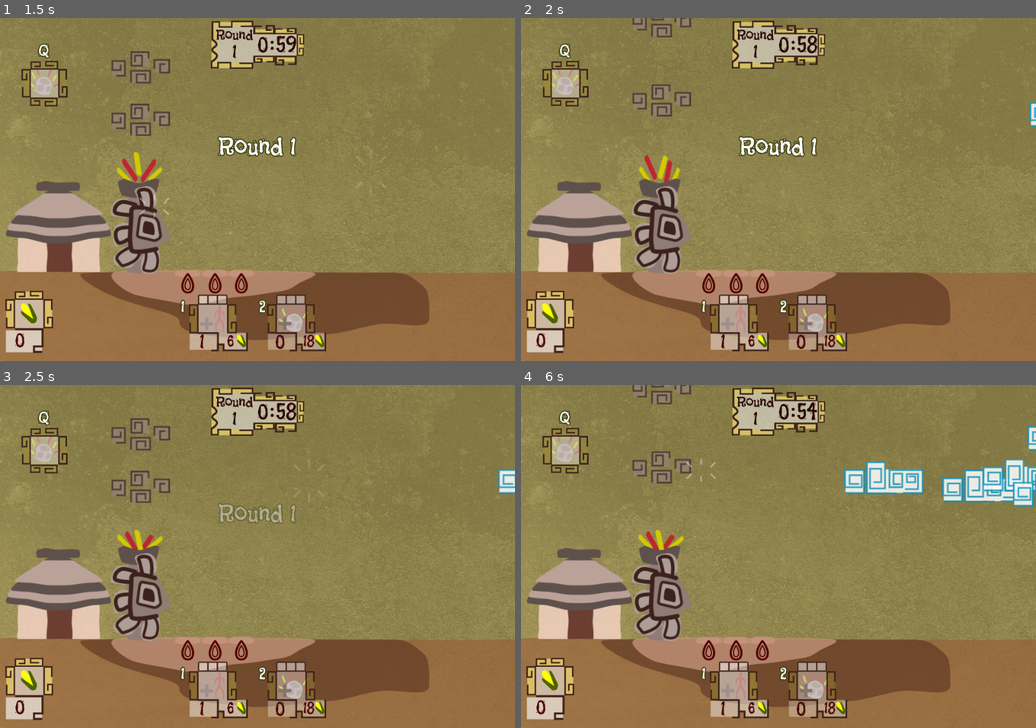
Above: before the commit, frames 1-4 (two rows, left to right).
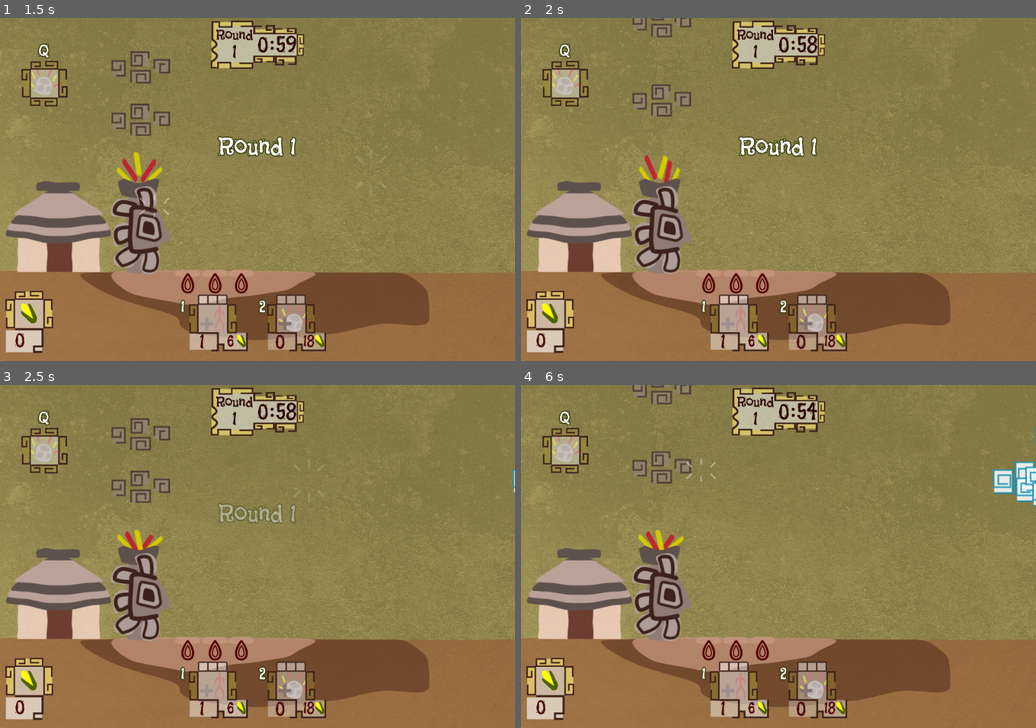
Above: after the commit, the same moments.

Repository: solivo/popol
Game: Godot game, scene res://main/Main.tscn
Two runs of this game, one before a commit and one after it. Both use one fixed random seed, a clock stepped at 60 frames per second and the inputs below.
Inputs (mouse positions are in pixels of both pictures, inside the frame that each line leads up to):
- Up to frame 1 (1.5 s): move the mouse to (370, 172) at 0.52 s; press the mouse at (370, 172) at 0.53 s; move the mouse to (154, 206) at 1.27 s; release the mouse at (154, 206) at 1.28 s; tap 2 (shorcut_meteor) at 1.35 s; click (154, 206) at 1.42 s
- Up to frame 2 (2 s): no input
- Up to frame 3 (2.5 s): move the mouse to (309, 481) at 2.02 s; hold Q (shorcut_meteor_power) from 2.03 s (still down); click (309, 481) at 2.17 s
- Up to frame 4 (6 s): move the mouse to (752, 625) at 2.77 s; release Q (shorcut_meteor_power) at 2.78 s; tap 1 (shorcut_unit) at 2.85, 5.85 s; click (752, 625) at 2.92 s; move the mouse to (933, 607) at 3.52 s; press the mouse at (933, 607) at 3.53 s; move the mouse to (624, 505) at 4.27 s; release the mouse at (624, 505) at 4.28 s; tap 2 (shorcut_meteor) at 4.35 s; click (624, 505) at 4.42 s; move the mouse to (804, 556) at 5.02 s; hold Q (shorcut_meteor_power) 5.03-5.78 s; click (804, 556) at 5.17 s; move the mouse to (701, 470) at 5.77 s; click (701, 470) at 5.92 s

Frame 1 is identical in both runs. In frame 2, less than 0.1% of the frame differs, in the area x 98-100%, y 24-32%; in frame 3, 0.2%; in frame 4, 3.1%, in the area x 62-100%, y 12-36%.

Commit message:
meteor amount problem fixed

Diff:
--- a/scenes/cloud/medium_cloud/MediumCloud.tscn
+++ b/scenes/cloud/medium_cloud/MediumCloud.tscn
@@ -1,28 +1,28 @@
 [gd_scene load_steps=12 format=2]
 
 [ext_resource path="res://scenes/cloud/Cloud.gd" type="Script" id=1]
-[ext_resource path="res://scenes/cloud/medium_cloud/fill_cloud_medium.png" type="Texture" id=2]
-[ext_resource path="res://scenes/cloud/medium_cloud/normal_cloud_medium.png" type="Texture" id=3]
-[ext_resource path="res://scenes/cloud/medium_cloud/empty_cloud_medium_1.png" type="Texture" id=4]
-[ext_resource path="res://scenes/cloud/medium_cloud/empty_cloud_medium_2.png" type="Texture" id=5]
-[ext_resource path="res://scenes/cloud/medium_cloud/empty_cloud_medium_3.png" type="Texture" id=6]
+[ext_resource path="res://scenes/cloud/medium_cloud/normal_cloud_medium.png" type="Texture" id=2]
+[ext_resource path="res://scenes/cloud/medium_cloud/empty_cloud_medium_1.png" type="Texture" id=3]
+[ext_resource path="res://scenes/cloud/medium_cloud/empty_cloud_medium_2.png" type="Texture" id=4]
+[ext_resource path="res://scenes/cloud/medium_cloud/empty_cloud_medium_3.png" type="Texture" id=5]
+[ext_resource path="res://scenes/cloud/medium_cloud/fill_cloud_medium.png" type="Texture" id=6]
 [ext_resource path="res://scenes/cloud/medium_cloud/rain_particles.png" type="Texture" id=7]
 
 [sub_resource type="SpriteFrames" id=1]
 animations = [ {
-"frames": [ ExtResource( 2 ) ],
-"loop": false,
-"name": "fill_cloud",
-"speed": 5.0
-}, {
-"frames": [ ExtResource( 3 ), ExtResource( 4 ), ExtResource( 5 ), ExtResource( 6 ) ],
+"frames": [ ExtResource( 2 ), ExtResource( 3 ), ExtResource( 4 ), ExtResource( 5 ) ],
 "loop": true,
 "name": "empty_cloud",
 "speed": 4.0
 }, {
-"frames": [ ExtResource( 3 ) ],
+"frames": [ ExtResource( 2 ) ],
 "loop": false,
 "name": "normal_cloud",
+"speed": 5.0
+}, {
+"frames": [ ExtResource( 6 ) ],
+"loop": false,
+"name": "fill_cloud",
 "speed": 5.0
 } ]
 
@@ -41,10 +41,10 @@
 z_index = -20
 collision_layer = 2
 collision_mask = 4
-mass = 7.0
+mass = 30.0
 gravity_scale = 0.0
 script = ExtResource( 1 )
-cloud_speed = 1.5
+cloud_speed = 900.0
 
 [node name="AnimatedSprite" type="AnimatedSprite" parent="."]
 frames = SubResource( 1 )
--- a/world/World.gd
+++ b/world/World.gd
@@ -73,7 +73,6 @@
 signal game_over(current_round)
 signal game_over_panel_hided
 signal battlefield_cleaned #Quit all the enemies in the battlefield
-
 #Building
 signal unit_created
 signal battle_started
@@ -154,7 +153,8 @@
 	on_battle = true
 	emit_signal("battle_started") #Preparing the untis for spawninh warriors
 	emit_signal("unit_panel_disabled")
-	emit_signal("meteor_button_enabled")
+	if meteors > 0:
+		emit_signal("meteor_button_enabled")
 #	current_enemies = total_enemies
 	enemies_created = 0
 	$EnemySpawningTimer.start()
@@ -363,3 +363,10 @@
 
 func _on_GUI_restart_button_pressed() -> void:
 	restart_game()
+
+
+func _on_World_meteors_amount_changed(current_meteors) -> void:
+	if current_meteors == 0 and on_battle:
+		emit_signal("meteor_button_disabled")
+	elif current_meteors > 0 and on_battle:
+		emit_signal("meteor_button_enabled")
--- a/world/World.tscn
+++ b/world/World.tscn
@@ -125,6 +125,7 @@
 [connection signal="battle_over" from="." to="Building" method="_on_World_battle_over"]
 [connection signal="battle_started" from="." to="Building" method="_on_World_battle_started"]
 [connection signal="corn_amount_changed" from="." to="." method="_on_World_corn_amount_changed"]
+[connection signal="meteors_amount_changed" from="." to="." method="_on_World_meteors_amount_changed"]
 [connection signal="unit_created" from="." to="Building" method="_on_World_unit_created"]
 [connection signal="body_entered" from="CloudBorder/RainArea" to="CloudBorder" method="_on_RainArea_body_entered"]
 [connection signal="body_exited" from="CloudBorder/RainArea" to="CloudBorder" method="_on_RainArea_body_exited"]
